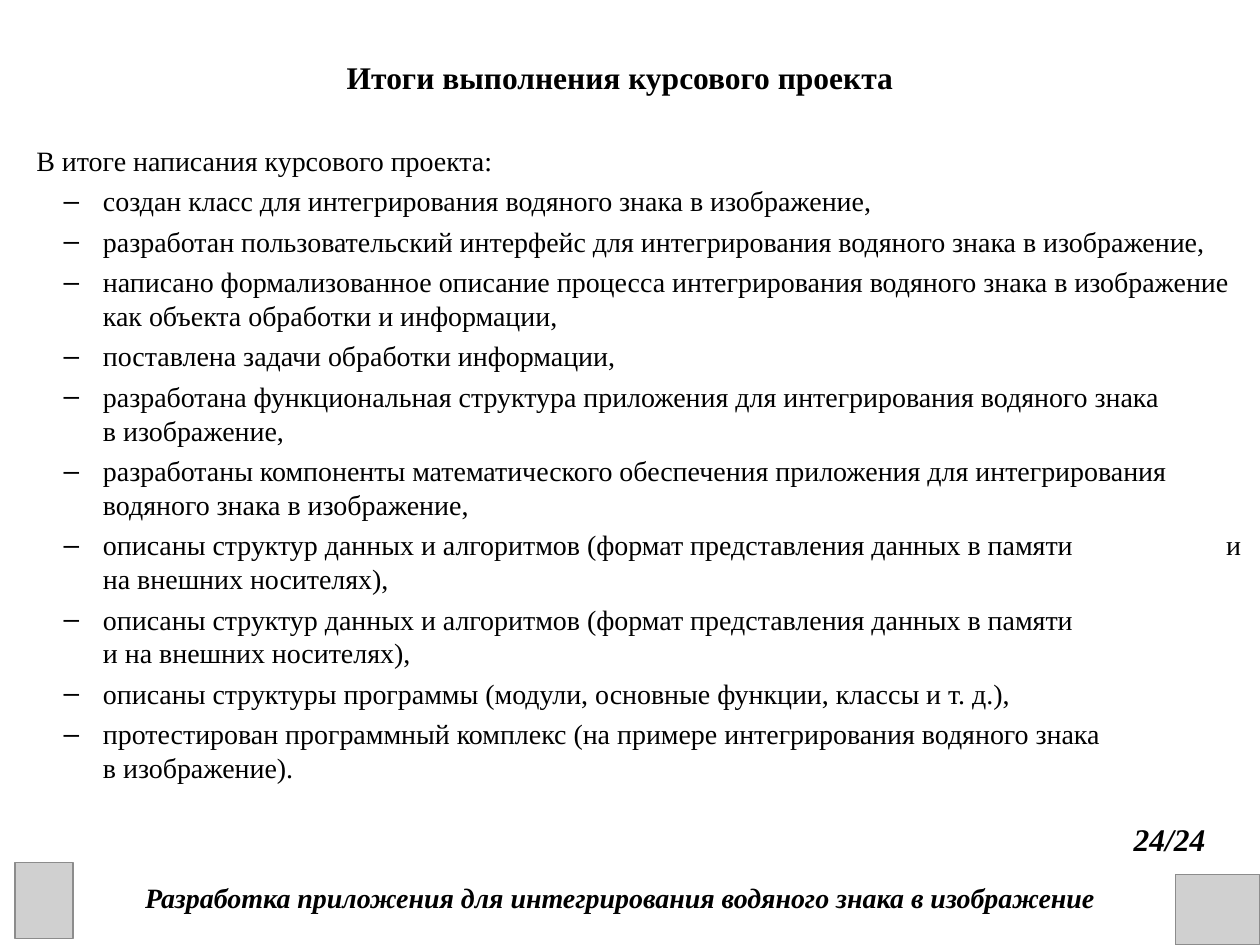
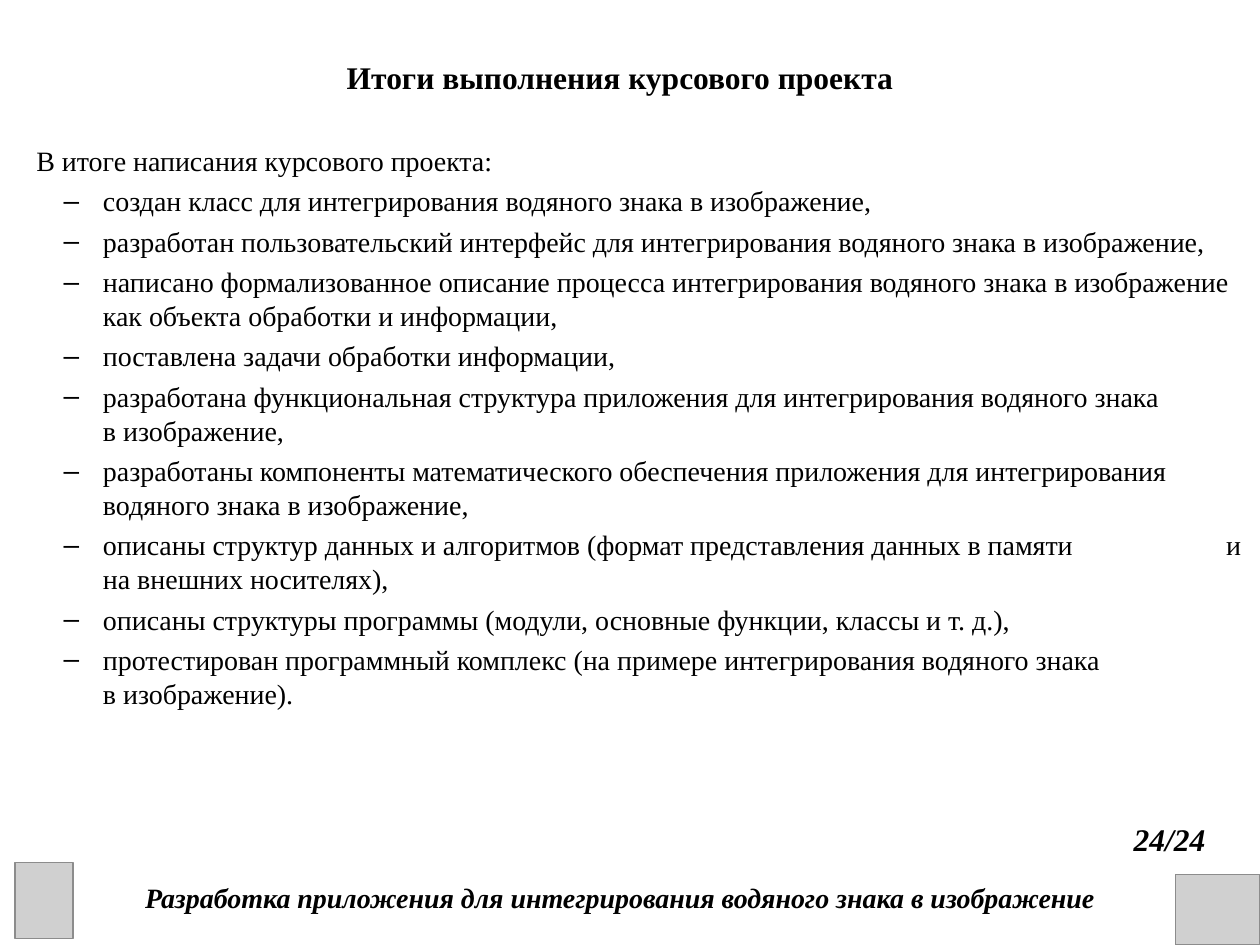
Before and after one commit to DanChoys1/DanChoys, a slide deck: slide 24 of КП презентация.ppt. Drawn at 1260x945 pixels with LibreOffice and Linux fonts; fonts in the diff are those of the drawing; grey boxes stand for pictures. Boxes give left, top, right and bottom in pixels: in the first picture for what was removed or moved away, otherwise in the second. Text is boxed around its words. In the diff, an @@ line names an element or a change of style, - is before the commit and + after.

```diff
--- a/КП презентация.ppt
+++ b/КП презентация.ppt
@@ text at box(103, 610, 1073, 669): paragraph removed @@
-  – описаны структур данных и алгоритмов (формат представления данных в памяти и на внешних носителях),
```
Also in this commit, not shown: 5 other slides changed, 3 other files.
